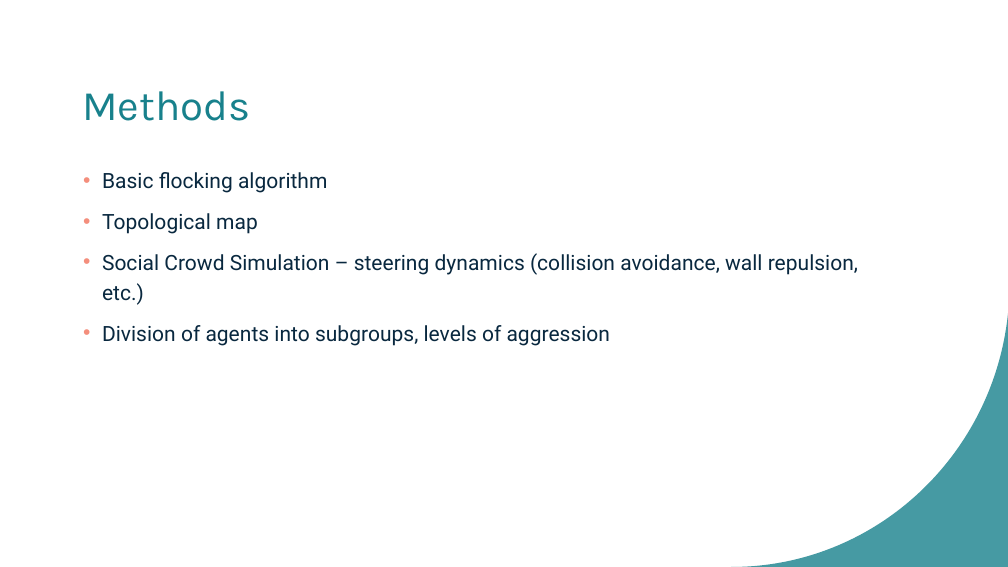
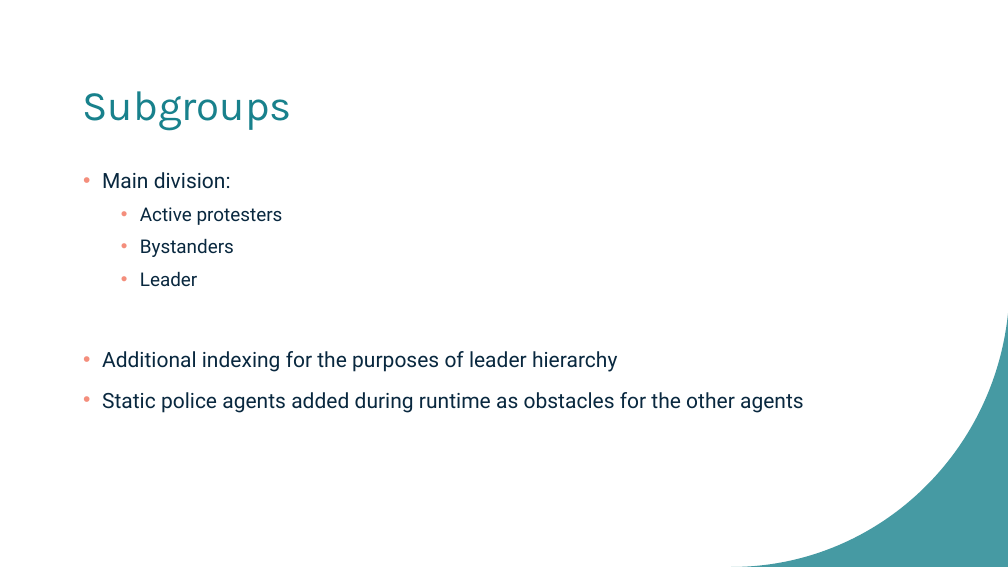
Before and after one commit to bajicluka01/CollectiveBehaviour-GroupA, a slide deck: slide 4 of GroupA-presentation.pptx. Drawn at 1008x567 pixels with LibreOffice and Linux fonts; fonts in the diff are those of the drawing. Boxes give left, top, right and bottom in pixels: in the first picture for what was removed or moved away, otherwise in the second. Text is boxed around its words. In the diff, an @@ line names an element or a change of style, - is before the commit and + after.

```diff
--- a/GroupA-presentation.pptx
+++ b/GroupA-presentation.pptx
@@ title at box(82, 91, 291, 131): text changed @@
-Methods
+Subgroups
@@ text at box(102, 172, 804, 413): text changed @@
-• Basic flocking algorithm
-• Topological map
-• Social Crowd Simulation – steering dynamics (collision avoidance, wall repulsion, etc.)
-• Division of agents into subgroups, levels of aggression
+• Main division:
+  • Active protesters
+  • Bystanders
+  • Leader
+• Additional indexing for the purposes of leader hierarchy
+• Static police agents added during runtime as obstacles for the other agents
```
Also in this commit, not shown: 4 other slides changed, 4 slides added.
